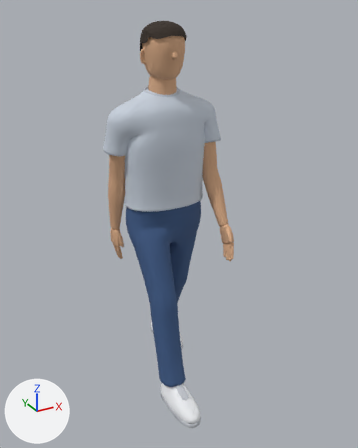
A saved change to the glTF model public/assets/models/cafe-customer.glb.
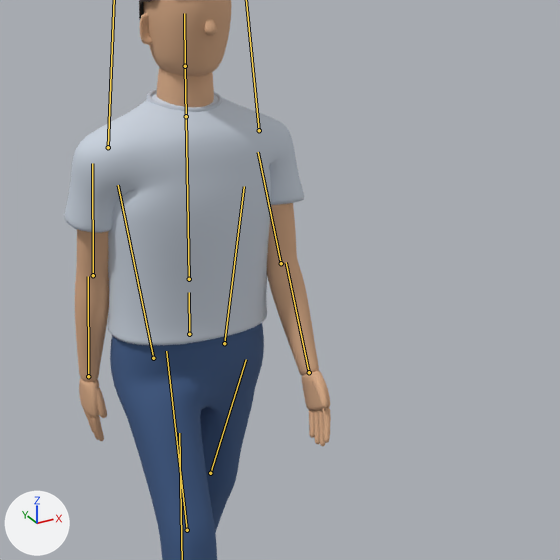
Each version is shown whole from a 50 mm lens placed at (-0.96, -1.88, 1.712), pointed at (0.023, -0.093, 0.818), then close up on the part from 20% to 97% of the width and 9% to 71% of the height. Every picture has the same lights, and +X, +Y and +Z are marked at lower left. The older version's two pictures come first. Both versions are drawn at frame 0 of the action 'Walk'; the numbers are the values there. The bones that change, and the others that lie on the model, are drawn over the model as lines in the close-ups.

The first close-up shows 'MannequinBody'.
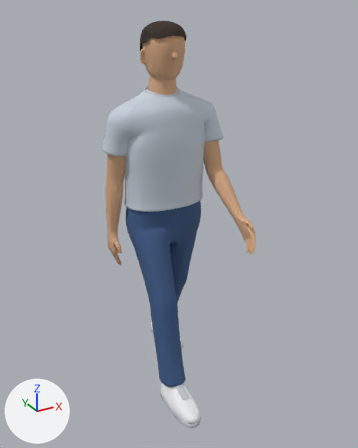
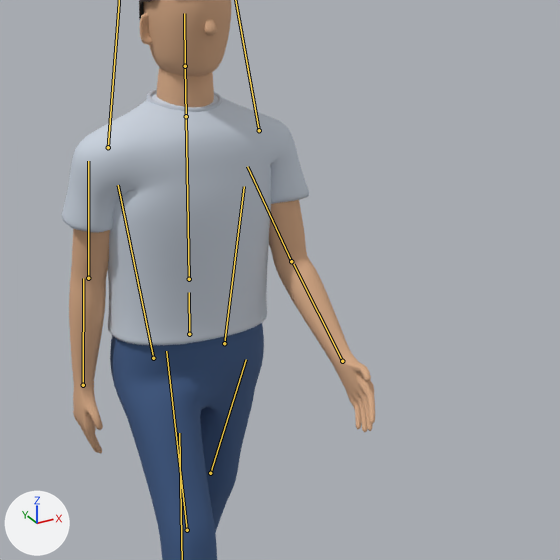
Changed parts and their boxes (x1, y1, x2, y2) in the close-ups (560 x 560 px):
'MannequinBody', posed: before (64, 0, 331, 560); after (62, 0, 375, 560)
bone 'LeftForeArm', root to tip: before (93, 275) to (92, 163); after (88, 278) to (88, 161)
bone 'RightForeArm', root to tip: before (281, 263) to (258, 152); after (291, 261) to (247, 166)
bone 'RightHand', root to tip: before (309, 372) to (286, 262); after (342, 361) to (293, 264)

The change, as a list of edits to the scene's bpy script:
```text
Change bone_leftarm:
    where bone_leftarm = bpy.data.objects['CafeMannequin'].pose.bones['LeftArm']  # child of 'Spine'
    bone_leftarm.rotation_quaternion: (0.994, 0.11, 0.0, 0.0) -> (0.995, 0.095, 0.002, -0.025)  # degrees (13, 0, 0) -> degrees (11, 1, -3)
Change bone_leftforearm:
    where bone_leftforearm = bpy.data.objects['CafeMannequin'].pose.bones['LeftForeArm']  # child of 'LeftArm'
    bone_leftforearm.rotation_quaternion: (0.999, -0.042, 0.0, 0.0) -> (0.997, -0.077, 0.0, 0.0)  # degrees (-5, 0, 0) -> degrees (-9, 0, 0)
Change bone_rightarm:
    where bone_rightarm = bpy.data.objects['CafeMannequin'].pose.bones['RightArm']  # child of 'Spine'
    bone_rightarm.rotation_quaternion: (0.994, -0.11, 0.0, 0.0) -> (0.989, -0.144, 0.004, 0.025)  # degrees (-13, 0, 0) -> degrees (-17, 1, 3)
Change bone_rightforearm:
    where bone_rightforearm = bpy.data.objects['CafeMannequin'].pose.bones['RightForeArm']  # child of 'RightArm'
    bone_rightforearm.rotation_quaternion: (0.994, -0.108, 0.0, 0.0) -> (0.971, -0.238, 0.0, 0.0)  # degrees (-12, 0, 0) -> degrees (-28, 0, 0)
Change bone_righthand:
    where bone_righthand = bpy.data.objects['CafeMannequin'].pose.bones['RightHand']  # child of 'RightForeArm'
    bone_righthand.rotation_quaternion: (1.0, 0.0, 0.0, 0.0) -> (0.999, -0.033, 0.0, 0.0)  # degrees (0, 0, 0) -> degrees (-4, 0, 0)
```
